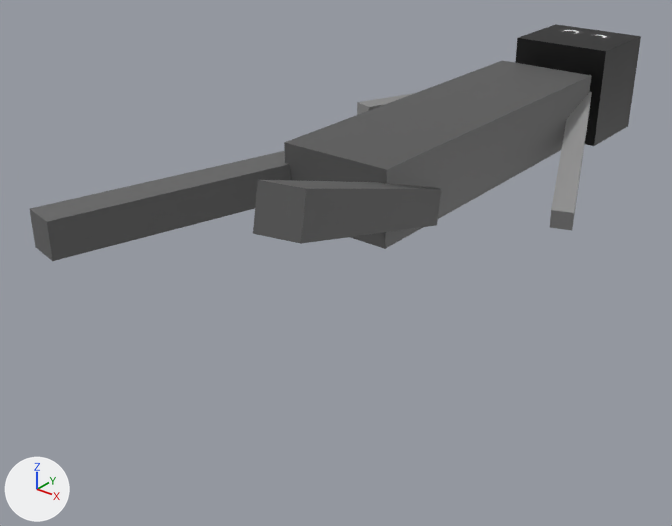
A saved change to the glTF model src/game/shape/mob/cgltf/char.glb.
The view is the same before and after, from a 50 mm lens placed at (8.42, -17.61, 5.35), pointed at (-0.91, -5.96, -1.88). Every picture has the same lights, and +X, +Y and +Z are marked at lower left. Both versions are drawn at frame 31 of the action 'left_leg_walking'; the numbers are the values there.

Names of what the first picture shows: 'Head', 'Torso', 'left_arm', 'left_leg', 'right_leg'.
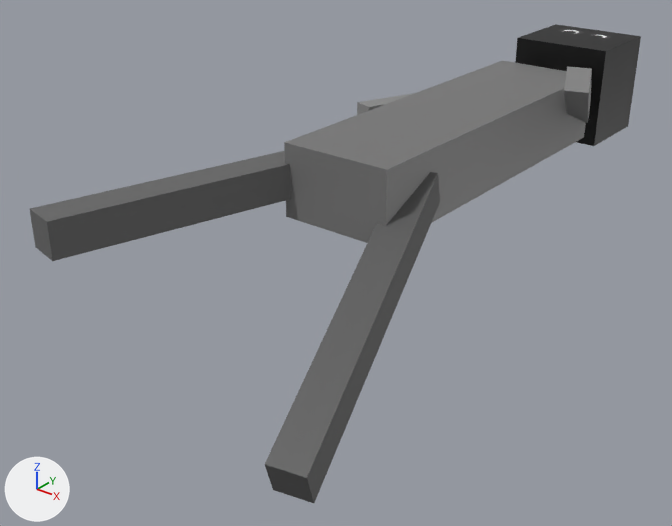
The change, as a diff of the scene's bpy script:
```diff
--- a/src/game/shape/mob/cgltf/char.glb.py
+++ b/src/game/shape/mob/cgltf/char.glb.py
@@ mat_material @@
 mat_material = principled_material('Material')
-mat_material.base_color = (0.0924, 0.0924, 0.0924)  # dark grey #565656
+mat_material.base_color = (0.182, 0.182, 0.182)  # grey #767676
@@ ob_left_arm @@
 ob_left_arm.parent = ob_torso
-ob_left_arm.location = (1.5, -2.2, -0.504)
-ob_left_arm.rotation_euler = (0.311, 0.0, 0.349)  # degrees (18, 0, 20)
+ob_left_arm.location = (1.5, -2.2, 0.624)
+ob_left_arm.rotation_euler = (-0.386, 0.0, 0.349)  # degrees (-22, 0, 20)
 ob_left_arm.scale = (-0.2, -2.0, -0.2)
@@ ob_left_leg @@
 ob_left_leg.parent = ob_torso
-ob_left_leg.location = (1.5, -9.5, 0.546)
-ob_left_leg.rotation_euler = (-0.311, 0.0, 0.244)  # degrees (-18, 0, 14)
+ob_left_leg.location = (1.5, -9.5, -1.143)
+ob_left_leg.rotation_euler = (0.386, 0.0, 0.244)  # degrees (22, 0, 14)
 ob_left_leg.scale = (0.3, 3.0, 0.3)
```

Location of each change, (x1, y1, x2, y2) in pixels of the pictures (672 x 526 px):
'Torso', recoloured: (284, 60, 591, 249) in both
'left_leg', moved, turned: before (253, 180, 442, 244); after (265, 172, 440, 503)
'left_arm', moved, turned: before (550, 92, 592, 231); after (564, 66, 592, 123)
